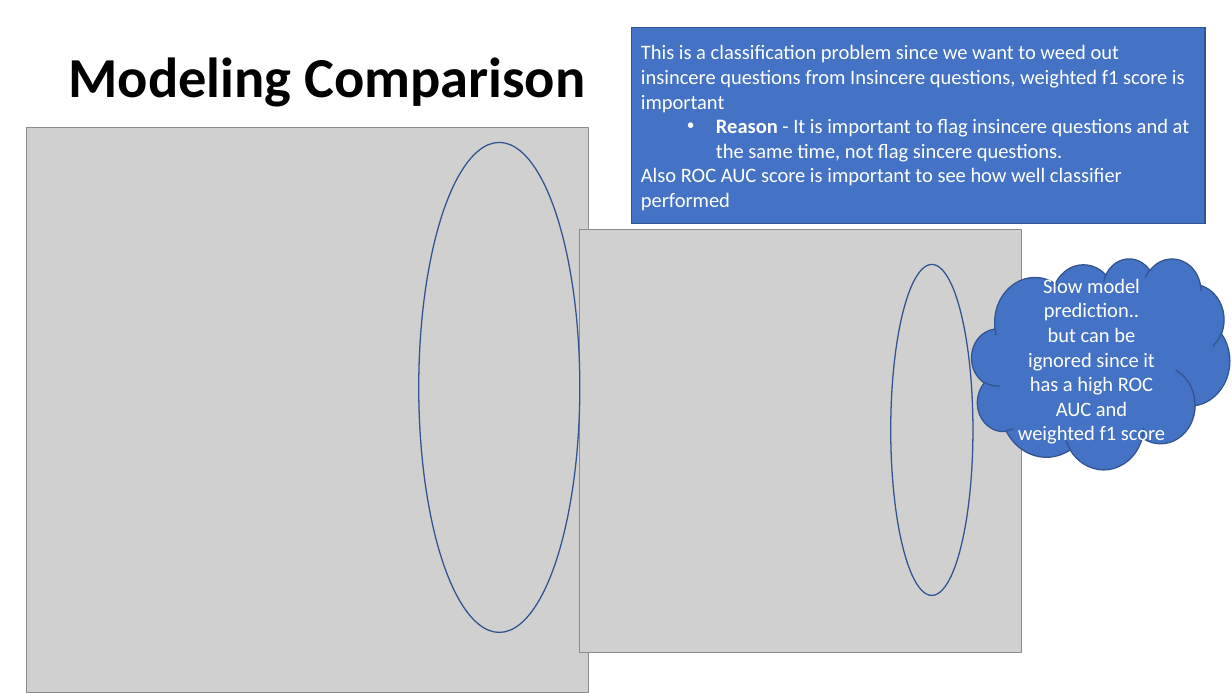
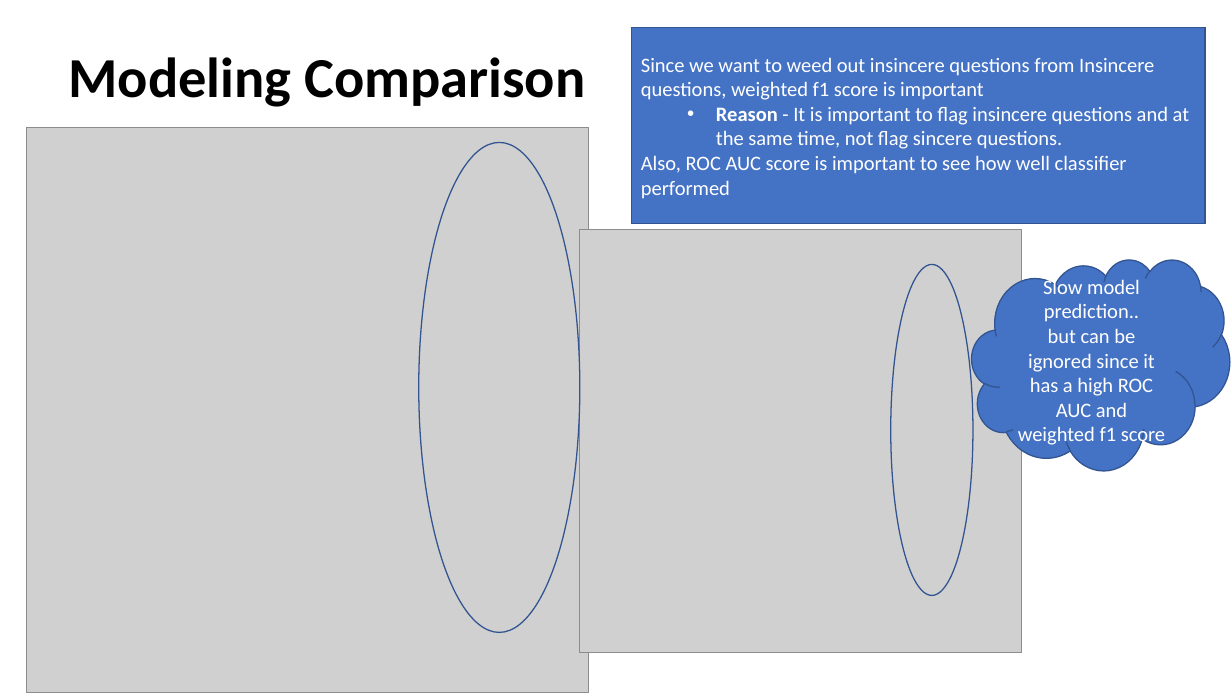
Before and after one commit to shalin4788/Springboard-Do-not-refer-, a slide deck: slide 11 of Capstone Two/reports/Capstone_Presentation.pptx. Drawn at 1232x693 pixels with LibreOffice and Linux fonts; fonts in the diff are those of the drawing; grey boxes stand for pictures. Boxes give left, top, right and bottom in pixels: in the first picture for what was removed or moved away, otherwise in the second. Text is boxed around its words. In the diff, an @@ line names an element or a change of style, - is before the commit and + after.

```diff
--- a/Capstone Two/reports/Capstone_Presentation.pptx
+++ b/Capstone Two/reports/Capstone_Presentation.pptx
@@ text in rectangle at [641, 57, 1154, 100]: text changed @@
-This is a classification problem since we want to weed out insincere questions from Insincere questions, weighted f1 score is important
+Since we want to weed out insincere questions from Insincere questions, weighted f1 score is important
@@ text in rectangle at [641, 155, 1127, 199]: text changed @@
-Also ROC AUC score is important to see how well classifier performed
+Also, ROC AUC score is important to see how well classifier performed
```
Also in this commit, not shown: 11 other slides changed, 1 other file.
